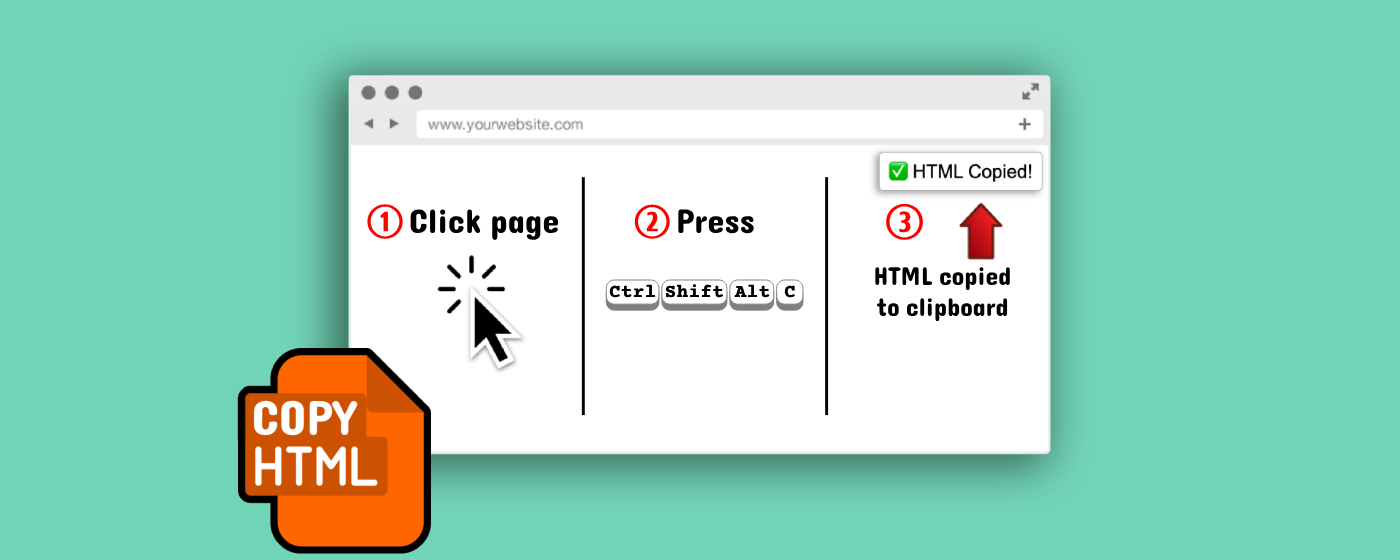
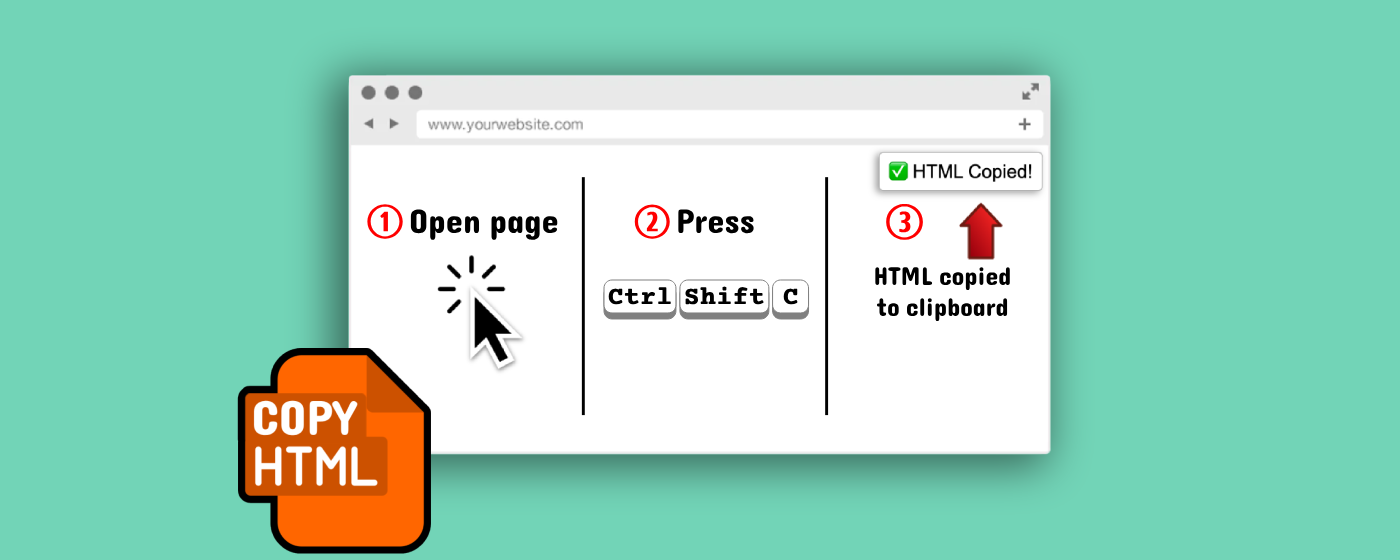
Layers edited between the first and the second 1400 × 560 image:
hid "Alt Text", moved it above "Alt Key" over box(734, 284, 770, 298)
painted on "C Text" over box(783, 285, 798, 305)
painted on "Shift Text" over box(665, 284, 764, 305)
painted on "Ctrl Text" over box(608, 284, 671, 305)
renamed "1: Click page" to "1: Open page", painted on it over box(410, 209, 558, 240)
